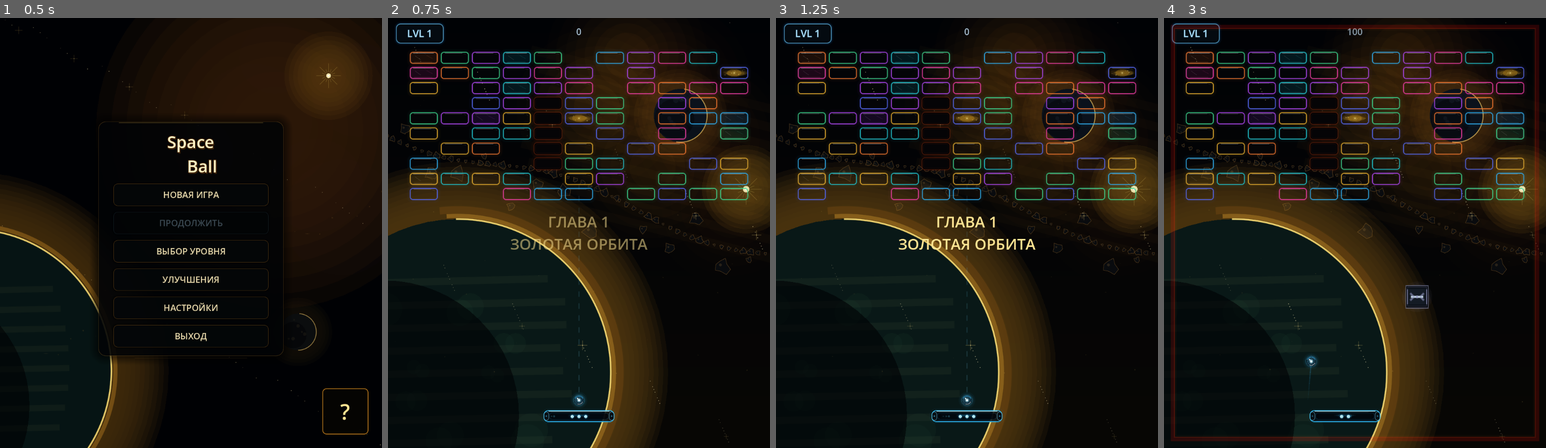
Above: before the commit, frames 1-4 (left to right).
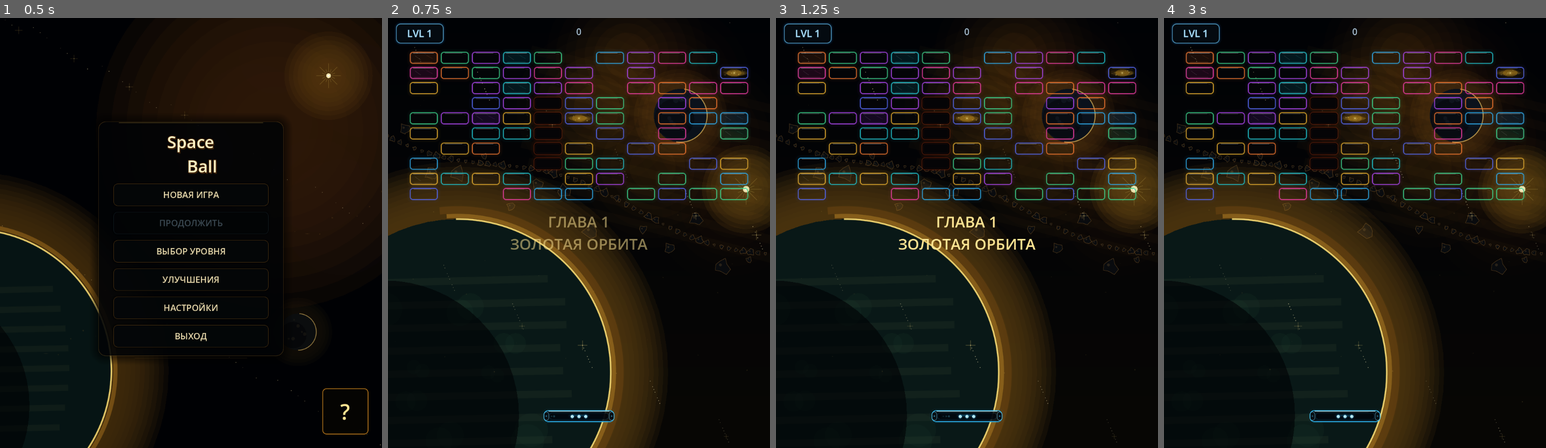
Above: after the commit, the same moments.

Repository: Ardarik421/arkanoid
Game: Godot game, scene res://scenes/main_menu.tscn
Two runs of this game, one before a commit and one after it. Both use one fixed random seed, a clock stepped at 60 frames per second and the inputs below.
Inputs (mouse positions are in pixels of both pictures, inside the frame that each line leads up to):
- Up to frame 1 (0.5 s): no input
- Up to frame 2 (0.75 s): click "НОВАЯ ИГРА" at 0.5 s
- Up to frame 3 (1.25 s): no input
- Up to frame 4 (3 s): tap Enter at 1.25 s; move the mouse to (1439, 211) at 1.27 s; hold D (move_right) 1.28-2.03 s; tap Space (launch_ball) at 1.35, 2.1, 2.85 s; click (1439, 211) at 1.42 s; move the mouse to (1278, 254) at 2.02 s; hold A (move_left) 2.03-2.78 s; move the mouse to (1393, 138) at 2.77 s; hold D (move_right) from 2.78 s (still down)

Frame 1 is identical in both runs. In frame 2, 0.1% of the frame differs, in the area x 48-52%, y 44-91%; in frame 3, 0.1%; in frame 4, 4.6%, in the area x 1-99%, y 1-99%.
Error after the commit: Parse Error: Cannot infer the type of "busy_scene" variable because the value doesn't have a set type. (res://scenes/ball.gd:189)

Commit message:
Throttle ball trail redraws during multiball

Diff:
--- a/scenes/ball.gd
+++ b/scenes/ball.gd
@@ -34,6 +34,11 @@
 var trail_points: Array[Vector2] = []
 var trail_max_points: int = 10
 var trail_min_distance: float = 10.0
+var visual_redraw_accumulator: float = 0.0
+
+const VISUAL_REDRAW_INTERVAL: float = 1.0 / 60.0
+const BUSY_VISUAL_REDRAW_INTERVAL: float = 1.0 / 30.0
+const BUSY_BALL_COUNT: int = 4
 
 func _ready():
 	_setup_audio()
@@ -173,9 +178,27 @@
 func _update_trail(reset_trail: bool):
 	if reset_trail:
 		trail_points.clear(); trail_points.append(global_position); queue_redraw(); return
-	if trail_points.is_empty() or trail_points.back().distance_to(global_position) >= trail_min_distance: trail_points.append(global_position)
-	while trail_points.size() > trail_max_points: trail_points.pop_front()
-	queue_redraw()
+
+	var trail_changed := false
+	if trail_points.is_empty() or trail_points.back().distance_to(global_position) >= trail_min_distance:
+		trail_points.append(global_position)
+		trail_changed = true
+
+	var max_points := trail_max_points
+	var main = get_parent()
+	var busy_scene := main != null and main.has_method("get_active_ball_count") and main.get_active_ball_count() >= BUSY_BALL_COUNT
+	if busy_scene:
+		max_points = min(max_points, 6)
+
+	while trail_points.size() > max_points:
+		trail_points.pop_front()
+		trail_changed = true
+
+	visual_redraw_accumulator += get_physics_process_delta_time()
+	var redraw_interval := BUSY_VISUAL_REDRAW_INTERVAL if busy_scene else VISUAL_REDRAW_INTERVAL
+	if trail_changed and visual_redraw_accumulator >= redraw_interval:
+		visual_redraw_accumulator = 0.0
+		queue_redraw()
 
 func bounce_from_paddle(paddle):
 	var offset = global_position.x - paddle.global_position.x; var half_width = paddle.width / 2.0; var normalized_offset = clamp(offset / half_width, -1.0, 1.0); var angle = deg_to_rad(normalized_offset * max_bounce_angle)
